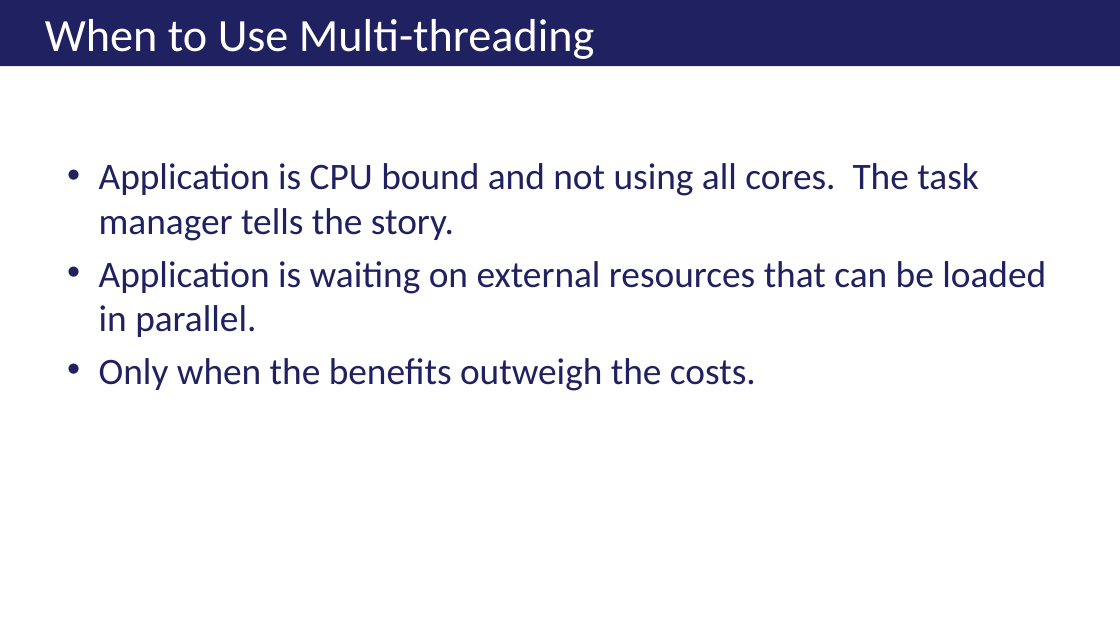
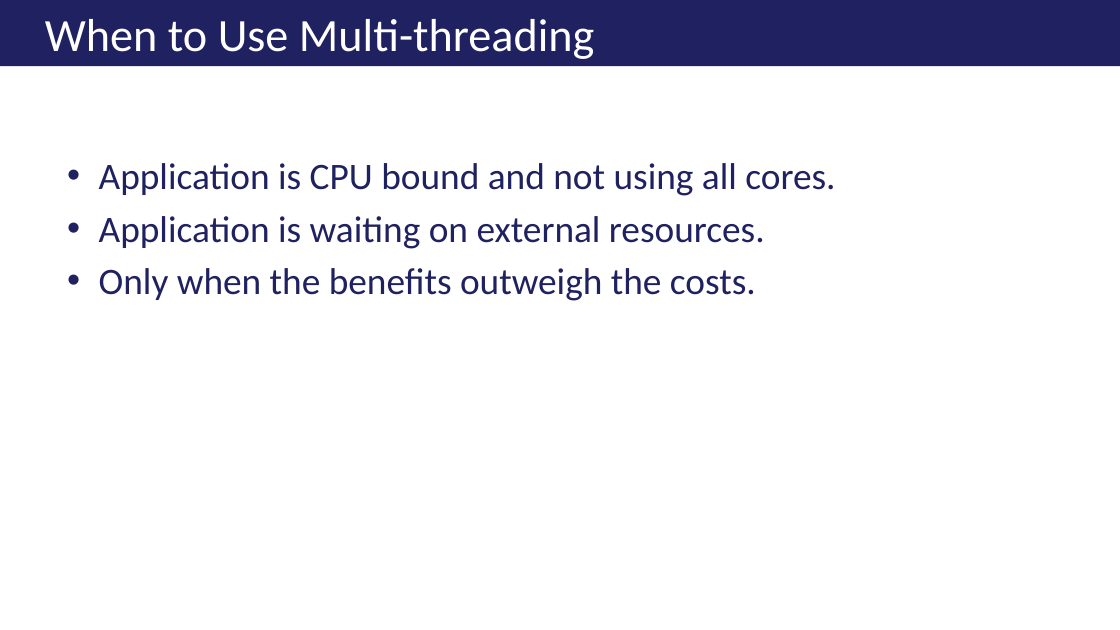
Before and after one commit to ericburcham/THasyINKnc, a slide deck: slide 9 of Presentation/THasINKync - 16x9.pptx. Drawn at 1120x630 pixels with LibreOffice and Linux fonts; fonts in the diff are those of the drawing; background and template pictures are left out. Boxes give left, top, right and bottom in pixels: in the first picture for what was removed or moved away, otherwise in the second. Text is boxed around its words. In the diff, an @@ line names an element or a change of style, - is before the commit and + after.

Commit message:
Finished with presentation.

```diff
--- a/Presentation/THasINKync - 16x9.pptx
+++ b/Presentation/THasINKync - 16x9.pptx
@@ text at (x1=99, y1=163, x2=835, y2=249): text changed @@
-• Application is CPU bound and not using all cores. The task manager tells the story.
-• Application is waiting on external resources that can be loaded in parallel.
+• Application is CPU bound and not using all cores.
+• Application is waiting on external resources.
```
Also in this commit, not shown: 5 other slides changed, 2 other files.
